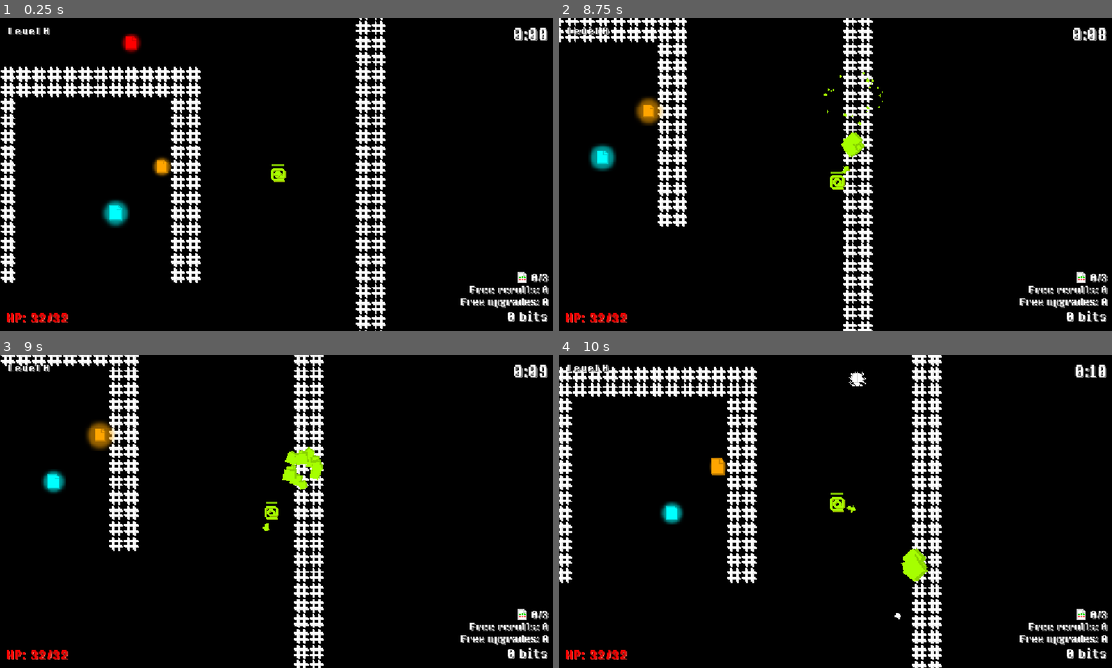
Above: before the commit, frames 1-4 (two rows, left to right).
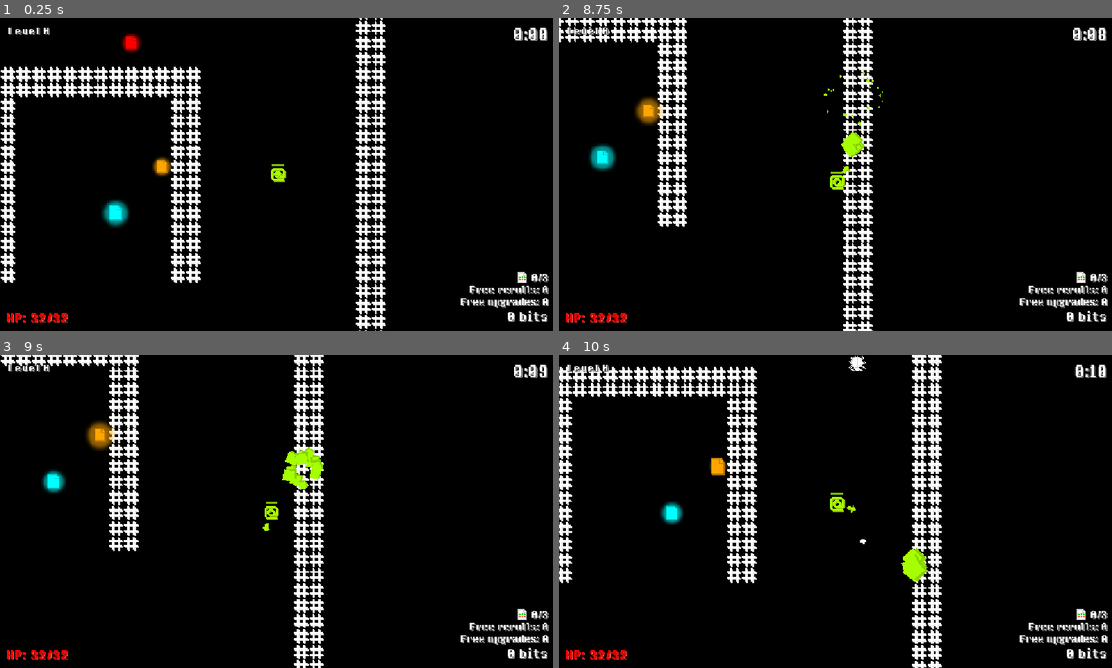
Above: after the commit, the same moments.

Repository: JLi69/codepatch
Game: Godot game, scene res://scenes/main.tscn
The game is run twice, just before and just after one commit, with the same random seed, the same clock (stepped at 60 frames per second) and the same inputs.
Inputs (mouse positions are in pixels of both pictures, inside the frame that each line leads up to):
- Up to frame 1 (0.25 s): no input
- Up to frame 2 (8.75 s): move the mouse to (957, 158) at 0.52 s; press the mouse at (957, 158) at 0.53 s; hold Right (right) 0.53-1.28 s; move the mouse to (724, 190) at 1.27 s; release the mouse at (724, 190) at 1.28 s; hold Down (down) 1.28-2.03 s; click (724, 190) at 1.35 s; move the mouse to (890, 105) at 2.02 s; press the mouse at (890, 105) at 2.03 s; hold Right (right) 2.03-2.78 s; move the mouse to (807, 237) at 2.77 s; release the mouse at (807, 237) at 2.78 s; hold Up (up) 2.78-3.53 s; click (807, 237) at 2.85 s; move the mouse to (1001, 221) at 3.52 s; press the mouse at (1001, 221) at 3.53 s; hold Left (left) 3.53-5.03 s; move the mouse to (669, 127) at 4.27 s; release the mouse at (669, 127) at 4.28 s; click (669, 127) at 4.35 s; move the mouse to (863, 174) at 5.02 s; press the mouse at (863, 174) at 5.03 s; hold Down (down) 5.03-5.78 s; move the mouse to (752, 96) at 5.77 s; release the mouse at (752, 96) at 5.78 s; hold Right (right) 5.78-6.53 s; click (752, 96) at 5.85 s; move the mouse to (957, 158) at 6.52 s; press the mouse at (957, 158) at 6.53 s; hold Up (up) 6.53-7.28 s; move the mouse to (724, 190) at 7.27 s; release the mouse at (724, 190) at 7.28 s; hold Right (right) 7.28-8.03 s; click (724, 190) at 7.35 s; move the mouse to (890, 105) at 8.02 s; press the mouse at (890, 105) at 8.03 s; hold Down (down) from 8.03 s (still down)
- Up to frame 3 (9 s): move the mouse to (248, 574) at 8.77 s; release Down (down) at 8.78 s; release the mouse at (248, 574) at 8.78 s; hold Left (left) from 8.78 s (still down); click (248, 574) at 8.85 s
- Up to frame 4 (10 s): move the mouse to (1001, 558) at 9.52 s; release Left (left) at 9.53 s; press the mouse at (1001, 558) at 9.53 s; hold Up (up) from 9.53 s (still down)

Frames 1-3 are identical in both runs. In frame 4, 0.2% of the frame differs, in the area x 52-62%, y 0-85%.

Commit message:
small changes

Diff:
--- a/scenes/enemies/bug.tscn
+++ b/scenes/enemies/bug.tscn
@@ -33,7 +33,7 @@
 size = Vector2(6, 5.8333335)
 
 [sub_resource type="RectangleShape2D" id="RectangleShape2D_evhp6"]
-size = Vector2(20, 18)
+size = Vector2(14, 12)
 
 [node name="Bug" type="CharacterBody2D" unique_id=564781483]
 z_index = 1
--- a/scripts/level.gd
+++ b/scripts/level.gd
@@ -250,7 +250,7 @@
 	for i in range(enemy_count):
 		var attempts_left: int = 3
 		while attempts_left > 0:
-			var dist: float = randf_range(8.0, 24.0)
+			var dist: float = randf_range(9.0, 24.0)
 			var angle: float = randf_range(0.0, 2.0 * PI)
 			var rand_pos: Vector2i = Vector2i(
 				floori(dist * cos(angle)),
--- a/scripts/main.gd
+++ b/scripts/main.gd
@@ -12,7 +12,6 @@
 	"VIRUS",
 	"SEGFAULT",
 	"MEMORY LEAK",
-	"OFF-BY-1",
 	"SECURITY BREACH",
 	"C0RRUPT3D",
 ]
